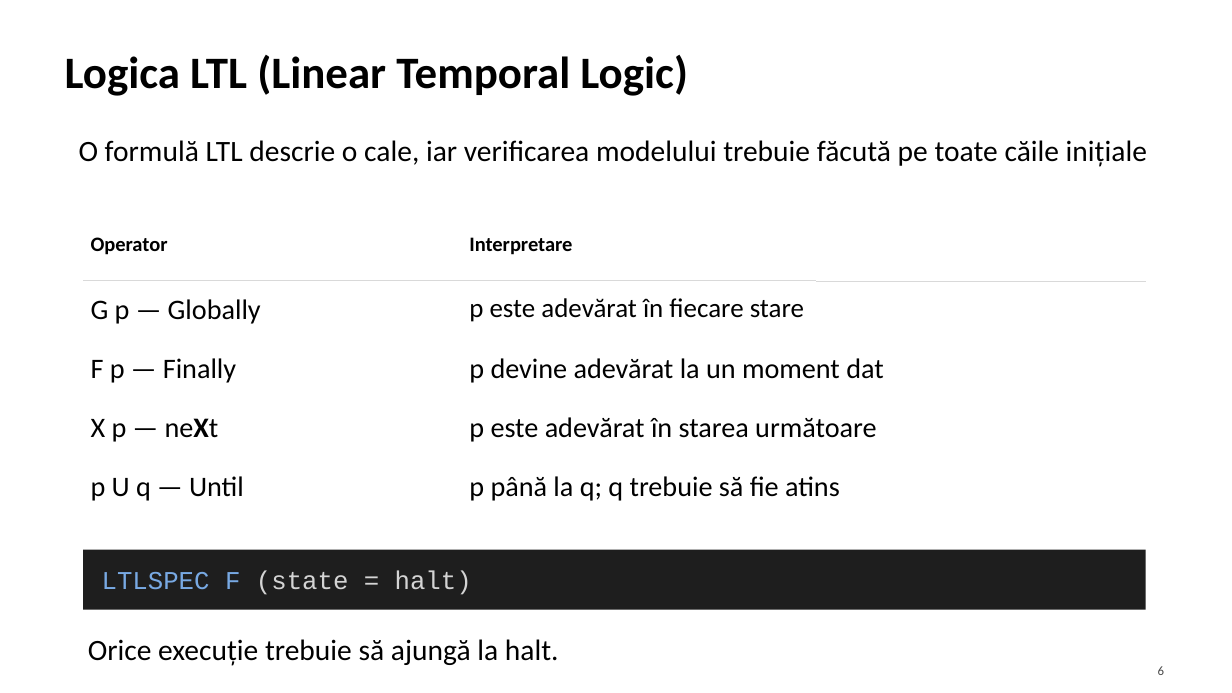
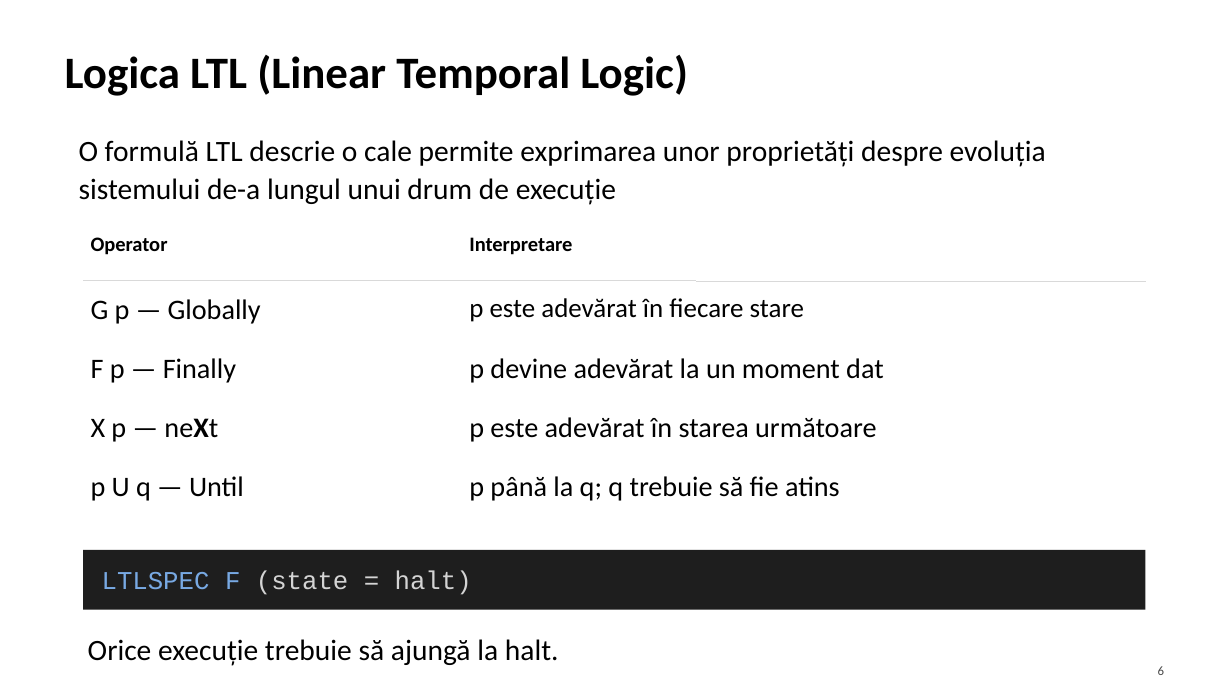
Before and after one commit to Andrei137/tss-nusmv-project, a slide deck: slide 6 of Model_checking_cu_NuSMV.pptx. Drawn at 1232x693 pixels with LibreOffice and Linux fonts; fonts in the diff are those of the drawing. Boxes give left, top, right and bottom in pixels: in the first picture for what was removed or moved away, otherwise in the second. Text is boxed around its words. In the diff, an @@ line names an element or a change of style, - is before the commit and + after.

```diff
--- a/Model_checking_cu_NuSMV.pptx
+++ b/Model_checking_cu_NuSMV.pptx
@@ text at bbox=[79, 140, 1046, 205]: text changed @@
-O formulă LTL descrie o cale, iar verificarea modelului trebuie făcută pe toate căile inițiale
+O formulă LTL descrie o cale permite exprimarea unor proprietăți despre evoluția sistemului de-a lungul unui drum de execuție
```
Also in this commit, not shown: 2 other slides changed.
